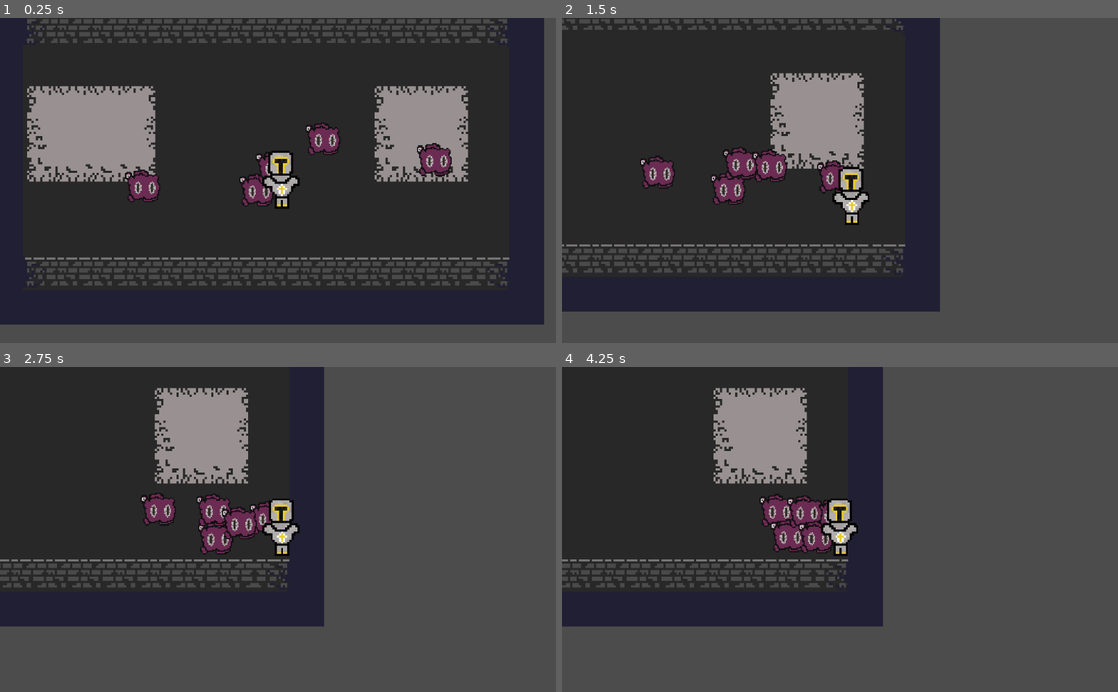
Above: before the commit, frames 1-4 (two rows, left to right).
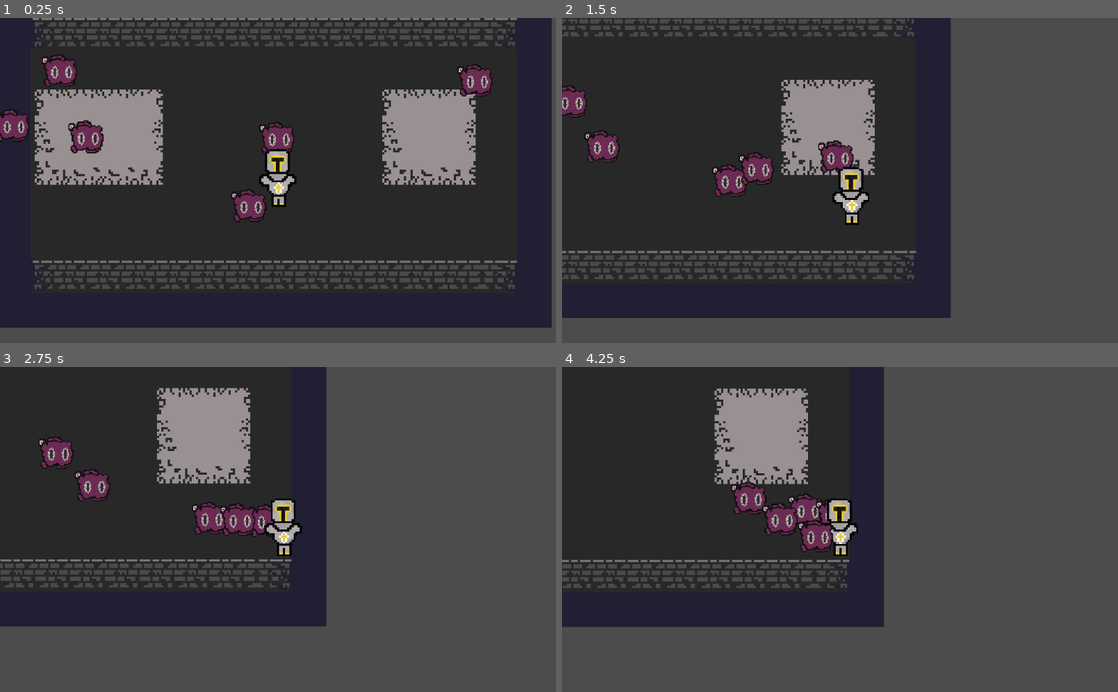
Above: after the commit, the same moments.

Repository: scoot274/APCS-Final
Game: Godot game, scene res://Experiment.tscn
Same seed, same stepped clock (60 frames per second), same inputs: the game is played once before the commit and once after it.
Inputs:
- Up to frame 1 (0.25 s): no input
- Up to frame 2 (1.5 s): hold Right (ui_right) 0.53-1.28 s; tap Space (ui_select) at 0.77 s; hold Down (ui_down) from 1.28 s (still down)
- Up to frame 3 (2.75 s): tap Space (ui_select) at 1.52 s; release Down (ui_down) at 2.03 s; hold Right (ui_right) from 2.03 s (still down)
- Up to frame 4 (4.25 s): release Right (ui_right) at 2.78 s; hold Up (ui_up) 2.78-3.53 s; tap Space (ui_select) at 3.02, 3.77 s; hold Left (ui_left) from 3.53 s (still down)

The runs differ from the first frame. In frame 1, 19% of the frame differs, in the area x 0-100%, y 0-96%; in frame 2, 11%; in frame 3, 5.3%; in frame 4, 3.3%.

Commit message:
refined enemy spawner - still needs work

Diff:
--- a/Blob.tscn
+++ b/Blob.tscn
@@ -6,7 +6,7 @@
 [sub_resource type="CircleShape2D" id=1]
 radius = 11.8927
 
-[node name="Enemy" type="KinematicBody2D"]
+[node name="Enemy" type="KinematicBody2D" groups=["Enemies"]]
 scale = Vector2( 2.16, 2.16 )
 script = ExtResource( 2 )
 
--- a/Experiment.tscn
+++ b/Experiment.tscn
@@ -409,9 +409,10 @@
 
 [node name="Player" parent="." instance=ExtResource( 1 )]
 position = Vector2( 520, 368 )
-speed = 15000
-dashSpeed = 8000
 
 [node name="EnemySpawnManager" type="Node2D" parent="."]
 script = ExtResource( 4 )
 enemies = [ ExtResource( 5 ) ]
+
+[node name="Enemy" parent="." instance=ExtResource( 5 )]
+position = Vector2( 520, 248 )
--- a/Resources/Scripts/Player/Player.gd
+++ b/Resources/Scripts/Player/Player.gd
@@ -1,9 +1,9 @@
 extends KinematicBody2D
 
 # Instantiate velocity variables
-export (int) var speed = 200 # Export speed to make it accesible in the editor for debugging purposes
+export (int) var speed = 15000 # Export speed to make it accesible in the editor for debugging purposes
 var velocity = Vector2.ZERO # velocity = (0, 0)
-export(int) var dashSpeed = 150000
+export(int) var dashSpeed = 8000
 
 func _physics_process(delta):
 	var movement = Vector2(
--- a/Resources/Scripts/Utilities/EnemySpawnManager.gd
+++ b/Resources/Scripts/Utilities/EnemySpawnManager.gd
@@ -2,25 +2,45 @@
 
 export (Array, Resource) var enemies
 
+var rand = RandomNumberGenerator.new()
+var screen_size
+
 func _ready():
-	var rand = RandomNumberGenerator.new()
-	var enemyscene = load("res://Blob.tscn")
+	# -- DEPRACATE --
+	# var enemyscene = load("res://Blob.tscn")
+	# var enemy = enemyscene.instance()
 
-	var screen_size = get_viewport().get_visible_rect().size
-
-	for i in range(0,5):
-		var enemy = enemyscene.instance()
-		spawn(enemy, rand, screen_size)
+	screen_size = get_viewport().get_visible_rect().size
+	# TODO fix enemies spawning in walls/out of map
 
 func _process(delta):
+	var enemyCount = get_tree().get_nodes_in_group("Enemies").size()
 
+	# Would like more control over enemy count i.e. [ {Enemy: lorem, Count: 123214}, Enemy: ipsum, Count: 5 ]
+
+	if(enemyCount <= 5):
+		spawn(rand, screen_size)
 	pass
 
-func spawn(enemy, random, screenSize):
-	random.randomize()
-	var x  = random.randf_range(0, screenSize.x)
-	random.randomize()
-	var y  = random.randf_range(0, screenSize.y)
-	enemy.position.y = y
-	enemy.position.x = x
-	add_child(enemy)
+func spawn(random, screenSize):
+	random.randomize() # Scramble random seed
+
+	## -- DEPRACATE --
+	#var x  = random.randf_range(0, screenSize.x)
+	#random.randomize()
+	#var y  = random.randf_range(0, screenSize.y)
+	#enemy.position.y = y
+	#enemy.position.x = x
+	#add_child(enemy)
+
+	# Get instance of a random enemy from the array
+	var chosenEnemy = enemies[random.randf_range(0, enemies.size() - 1)].instance()
+
+	var enemyPos = Vector2(
+		random.randf_range(0, screenSize.x),
+		random.randf_range(0, screenSize.y)
+	)
+	chosenEnemy.position.x = enemyPos.x
+	chosenEnemy.position.y = enemyPos.y
+
+	return add_child(chosenEnemy)
